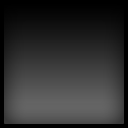
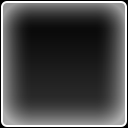
Two versions of the same layered image (128x128). Layer-by-layer changes:
painted on "Rectangle 1" over (x1=1, y1=1, x2=127, y2=127)
